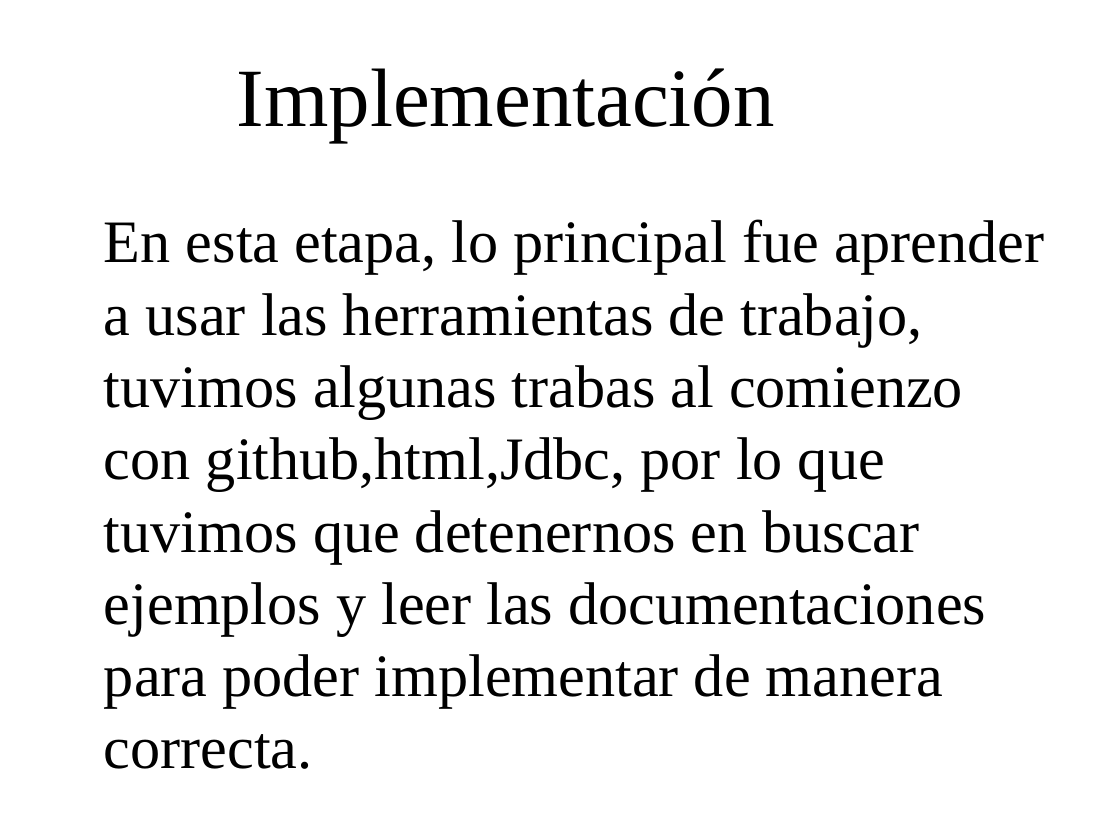
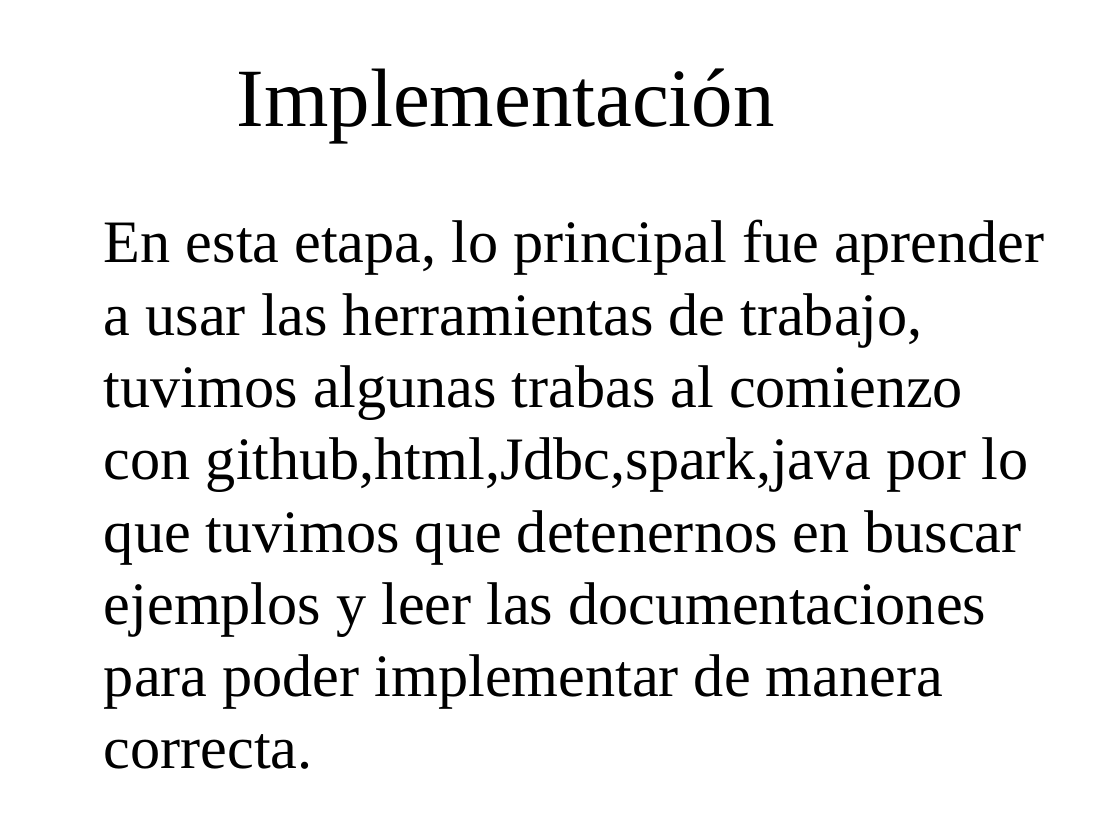
Before and after one commit to camicalca/connect4, a slide deck: slide 5 of doc/presentacionproyecto.odp. Drawn at 1120x840 pixels with LibreOffice and Linux fonts; fonts in the diff are those of the drawing; background and template pictures are left out. Boxes give left, top, right and bottom in pixels: in the first picture for what was removed or moved away, otherwise in the second. Text is boxed around its words. In the diff, an @@ line names an element or a change of style, - is before the commit and + after.

```diff
--- a/doc/presentacionproyecto.odp
+++ b/doc/presentacionproyecto.odp
@@ text at (104,219,1045,708): text changed @@
-En esta etapa, lo principal fue aprender a usar las herramientas de trabajo, tuvimos algunas trabas al comienzo con github,html,Jdbc, por lo que tuvimos que detenernos en buscar ejemplos y leer las documentaciones para poder implementar de manera correcta.
+En esta etapa, lo principal fue aprender a usar las herramientas de trabajo, tuvimos algunas trabas al comienzo con github,html,Jdbc,spark,java por lo que tuvimos que detenernos en buscar ejemplos y leer las documentaciones para poder implementar de manera correcta.
```
Also in this commit, not shown: 1 other file.
